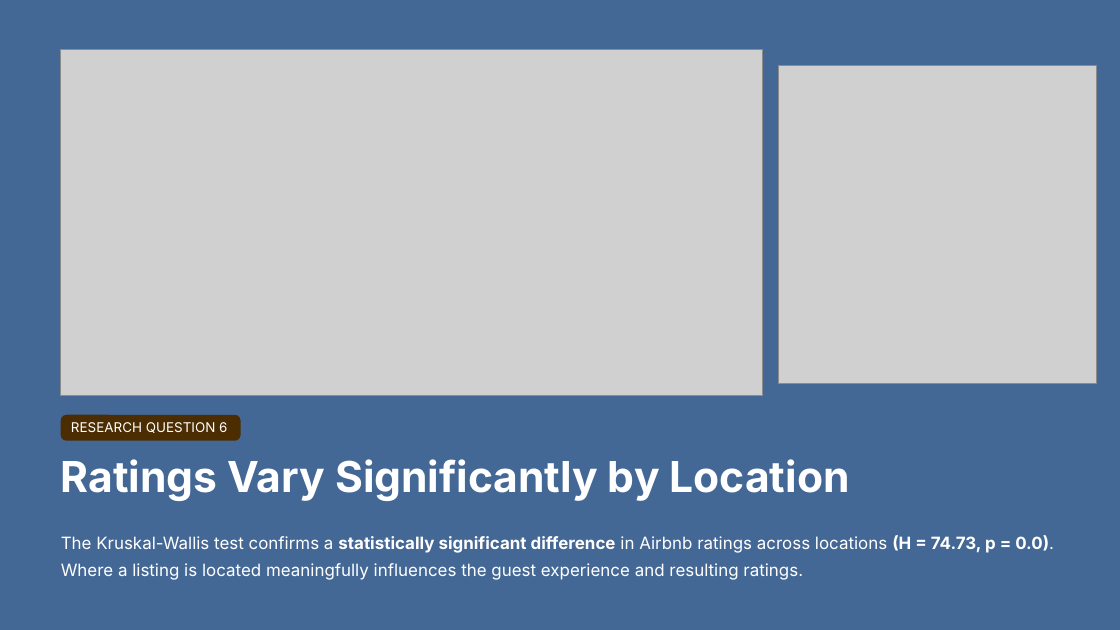
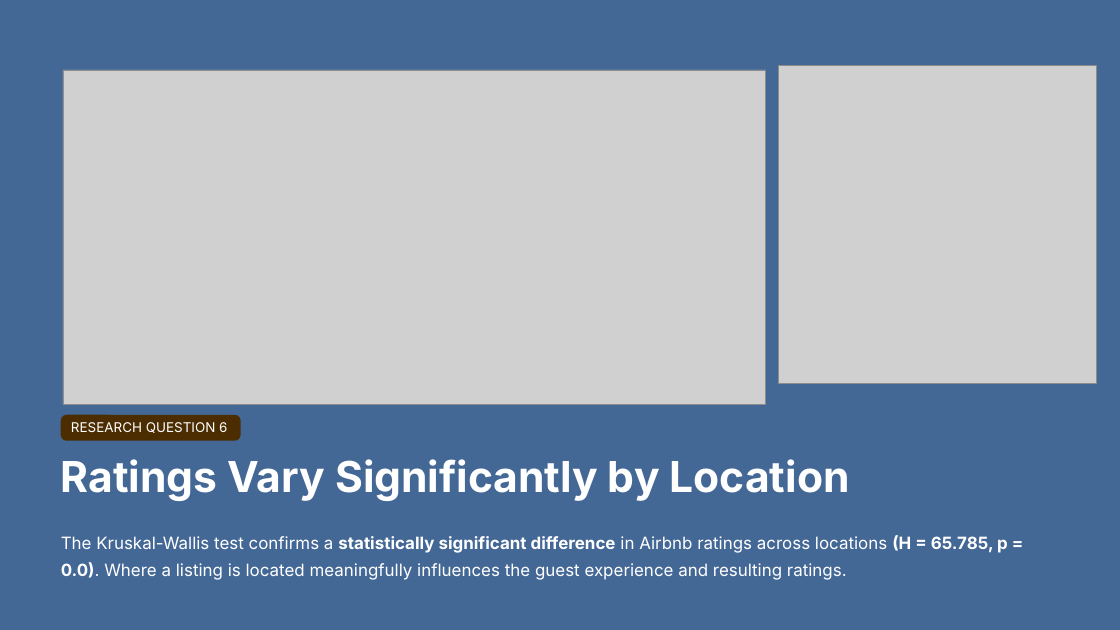
Before and after one commit to jannoelvero/first_project, a slide deck: slide 13 of slides/project_presentation.pptx. Drawn at 1120x630 pixels with LibreOffice and Linux fonts; fonts in the diff are those of the drawing; grey boxes stand for pictures; background and template pictures are left out. Boxes give left, top, right and bottom in pixels: in the first picture for what was removed or moved away, otherwise in the second. Text is boxed around its words. In the diff, an @@ line names an element or a change of style, - is before the commit and + after.

```diff
--- a/slides/project_presentation.pptx
+++ b/slides/project_presentation.pptx
@@ picture resized from (x1=60, y1=50, x2=763, y2=396) to (x1=63, y1=70, x2=765, y2=404) @@
@@ text at (x1=61, y1=535, x2=1008, y2=580): text changed @@
-The Kruskal-Wallis test confirms a statistically significant difference in Airbnb ratings across locations (H = 74.73, p = 0.0). Where a listing is located meaningfully influences the guest experience and resulting ratings.
+The Kruskal-Wallis test confirms a statistically significant difference in Airbnb ratings across locations (H = 65.785, p = 0.0). Where a listing is located meaningfully influences the guest experience and resulting ratings.
```
Also in this commit, not shown: 1 other slide changed, 4 other files.
